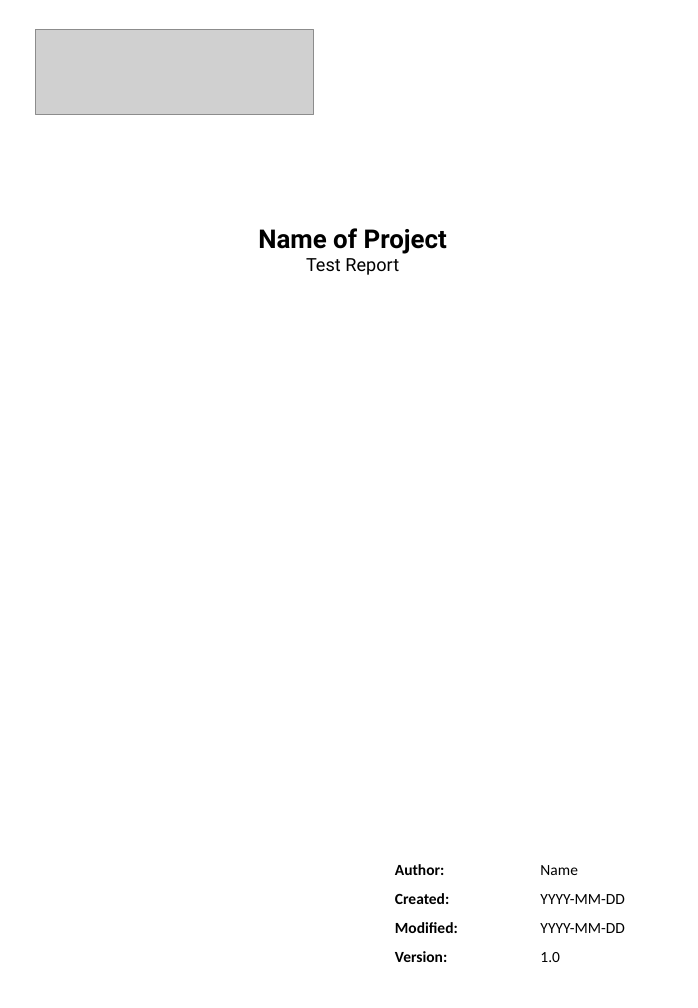
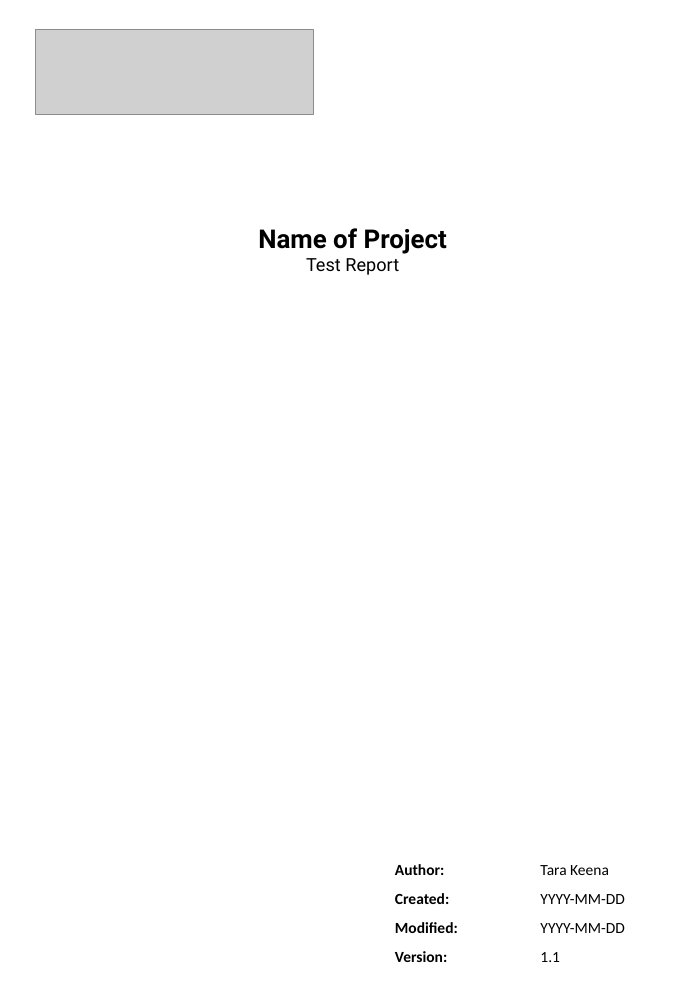
Before and after one commit to testdec14/Dec5GitHubRepo, a slide deck: slide 1 of PowerPointTest.pptx. Drawn at 698x1008 pixels with LibreOffice and Linux fonts; fonts in the diff are those of the drawing; grey boxes stand for pictures. Boxes give left, top, right and bottom in pixels: in the first picture for what was removed or moved away, otherwise in the second. Text is boxed around its words. In the diff, an @@ line names an element or a change of style, - is before the commit and + after.

Commit message:
testing changes to ppt

```diff
--- a/PowerPointTest.pptx
+++ b/PowerPointTest.pptx
@@ table at [385,856,676,973] @@
-row 1, column 2: Name
+row 1, column 2: Tara Keena
-row 4, column 2: 1.0
+row 4, column 2: 1.1
```
